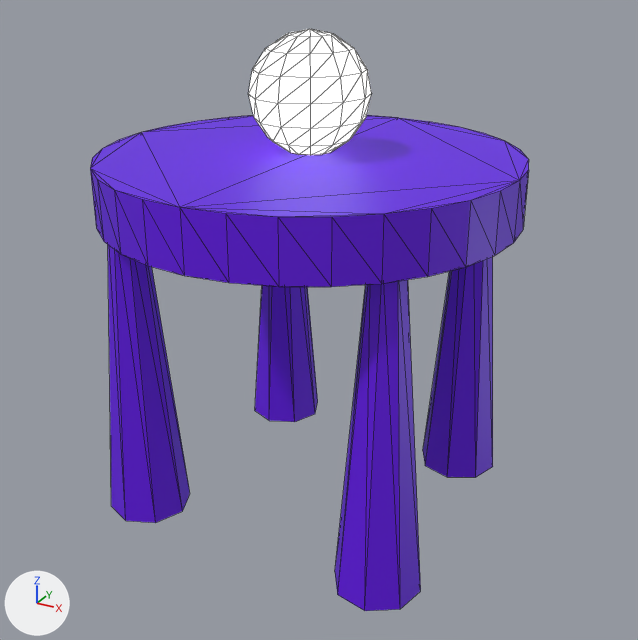
One commit to the glTF model assets/models/table.glb: the scene before it, then after it.
The view is the same before and after, from a 50 mm lens placed at (1.087, 0.07, 1.496), pointed at (0.037, 1.979, 0.541). The axes (+X, +Y, +Z) are drawn at lower left. The lights are the same throughout. The picture after the commit comes second. Mesh edges are drawn as thin lines. Objects named as collision shapes, trigger or cutter boxes, shadow casters or lower levels of detail are left out.
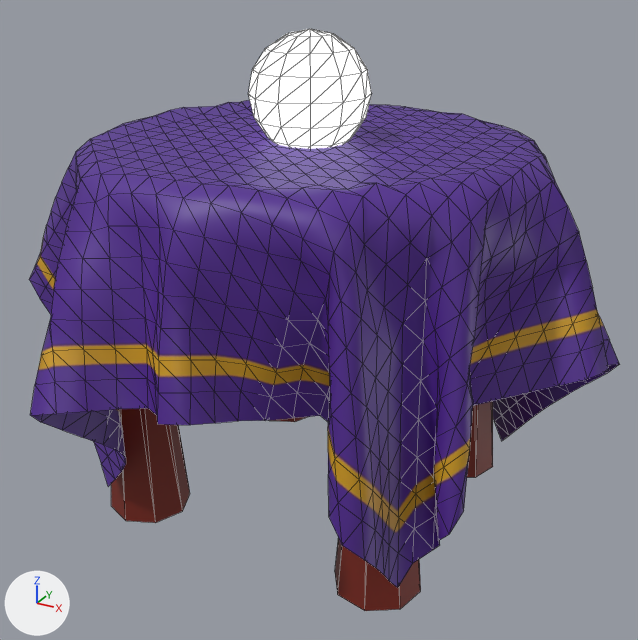
What differs and where, as boxes (x1, y1, x2, y2) in the pictures (638 x 640 px):
'Plane.001', added (purple): after (29, 100, 620, 588)
'Circle.001', recoloured: (111, 401, 493, 611) in both

The change in detail:
Picture 'mantel' (img_mantel) is new.
Material 'Material.001' (mat_material_001) changes colour from purple #6409e7 to dark red #7a2416; in linear values from (0.128, 0.00267, 0.8) to (0.193, 0.0178, 0.00804).
Material 'mantel' (mat_mantel) is new.
Its texture is img_mantel.
Mesh me_plane_001 is new.
It has 1089 vertices, 2048 faces and spans x -0.82..0.79, y -0.8..0.81, z -0.94..0.06.
It uses material mat_mantel (picture img_mantel).
Object 'Plane.001' (ob_plane_001) is new; it shows me_plane_001.
Its location is (0.0, 2.0, 0.983).
